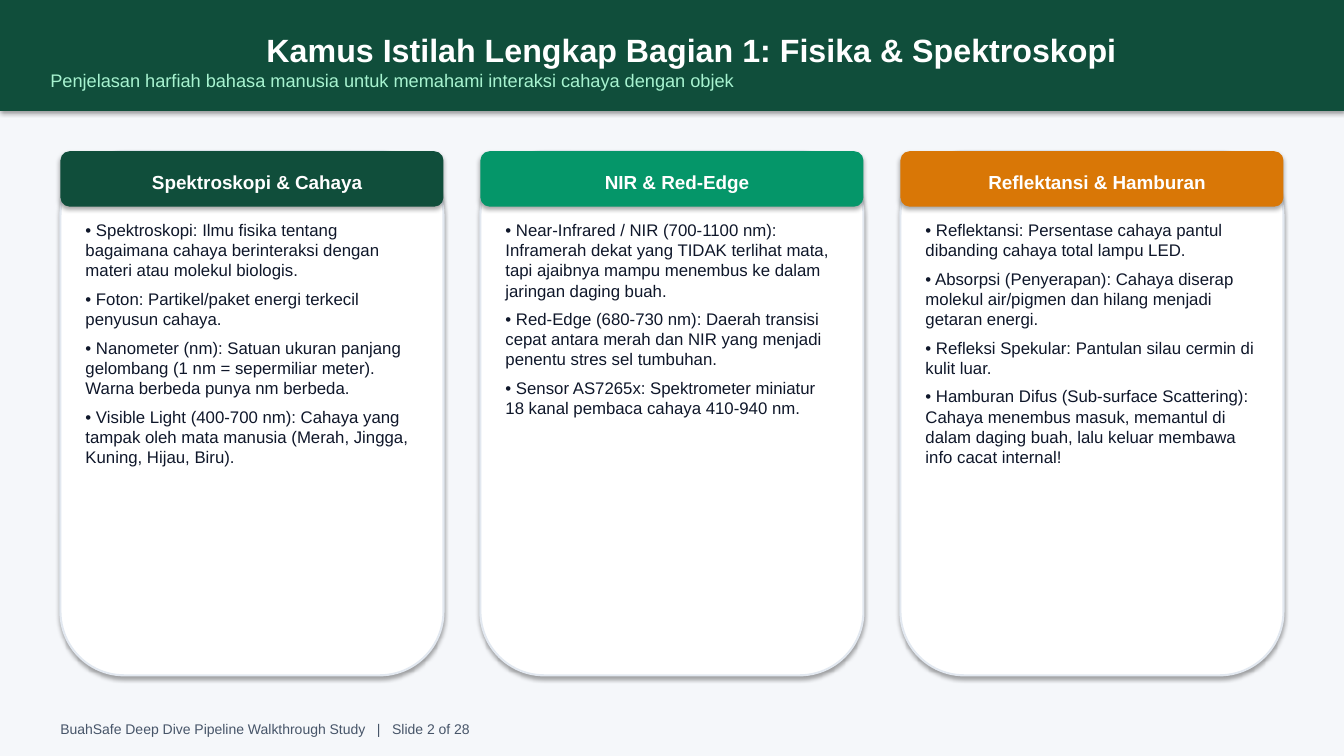
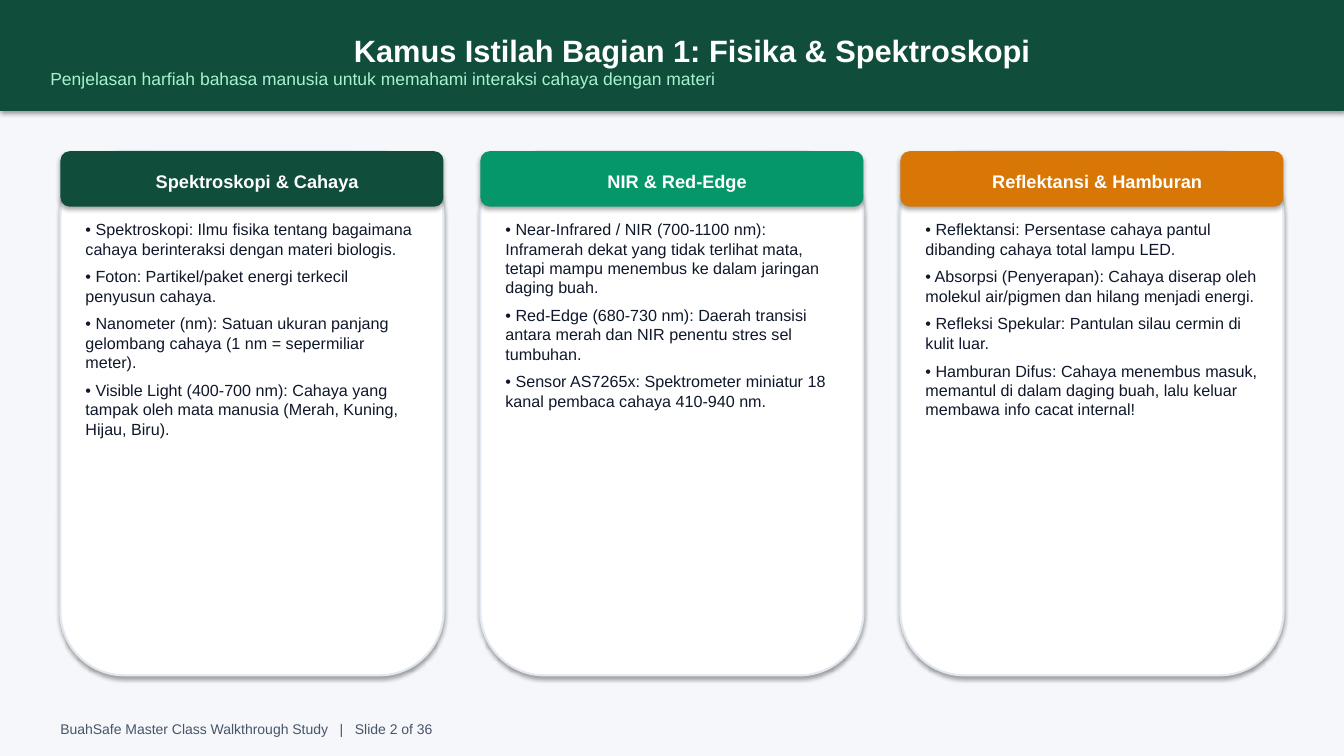
Before and after one commit to adsurkasur/buahsafe, a slide deck: slide 2 of BuahSafe_Super_Comprehensive_Presentation_Deep_Dive.pptx. Drawn at 1344x756 pixels with LibreOffice and Linux fonts; fonts in the diff are those of the drawing. Boxes give left, top, right and bottom in pixels: in the first picture for what was removed or moved away, otherwise in the second. Text is boxed around its words. In the diff, an @@ line names an element or a change of style, - is before the commit and + after.

Commit message:
feat: expand to 36-slide master class presentation addressing all 12 detailed review points with comprehensive theory, causality chains, and fixed visual assets

```diff
--- a/BuahSafe_Super_Comprehensive_Presentation_Deep_Dive.pptx
+++ b/BuahSafe_Super_Comprehensive_Presentation_Deep_Dive.pptx
@@ text in rectangle at (50,39,1030,89): text changed; size 13 to 12.5 pt @@
-Kamus Istilah Lengkap Bagian 1: Fisika & Spektroskopi
-Penjelasan harfiah bahasa manusia untuk memahami interaksi cahaya dengan objek
+Kamus Istilah Bagian 1: Fisika & Spektroskopi
+Penjelasan harfiah bahasa manusia untuk memahami interaksi cahaya dengan materi
@@ size 13.5 to 13 pt in 3 elements at (60,151,444,207), (481,151,864,207), (900,151,1284,207) @@
@@ text at (85,223,412,259): text changed; size 12 to 11.5 pt @@
-• Spektroskopi: Ilmu fisika tentang bagaimana cahaya berinteraksi dengan materi atau molekul biologis.
+• Spektroskopi: Ilmu fisika tentang bagaimana cahaya berinteraksi dengan materi biologis.
@@ text at (505,223,819,360): text changed; size 12 to 11.5 pt @@
-• Near-Infrared / NIR (700-1100 nm): Inframerah dekat yang TIDAK terlihat mata, tapi ajaibnya mampu menembus ke dalam jaringan daging buah.
-• Red-Edge (680-730 nm): Daerah transisi cepat antara merah dan NIR yang menjadi penentu stres sel tumbuhan.
+• Near-Infrared / NIR (700-1100 nm): Inframerah dekat yang tidak terlihat mata, tetapi mampu menembus ke dalam jaringan daging buah.
+• Red-Edge (680-730 nm): Daerah transisi antara merah dan NIR penentu stres sel tumbuhan.
@@ text at (925,223,1242,349): size 12 to 11.5 pt in "• Reflektansi: Persentase cahaya pantul dibanding cahaya ...", "• Refleksi Spekular: Pantulan silau cermin di ..." @@
@@ text at (85,270,348,306): size 12 to 11.5 pt in "• Foton: Partikel/paket energi terkecil penyusun cahaya." @@
@@ text at (925,270,1256,306): text changed; size 12 to 11.5 pt @@
-• Absorpsi (Penyerapan): Cahaya diserap molekul air/pigmen dan hilang menjadi getaran energi.
+• Absorpsi (Penyerapan): Cahaya diserap oleh molekul air/pigmen dan hilang menjadi energi.
@@ text at (85,317,398,438): text changed; size 12 to 11.5 pt @@
-• Nanometer (nm): Satuan ukuran panjang gelombang (1 nm = sepermiliar meter). Warna berbeda punya nm berbeda.
-• Visible Light (400-700 nm): Cahaya yang tampak oleh mata manusia (Merah, Jingga, Kuning, Hijau, Biru).
+• Nanometer (nm): Satuan ukuran panjang gelombang cahaya (1 nm = sepermiliar meter).
+• Visible Light (400-700 nm): Cahaya yang tampak oleh mata manusia (Merah, Kuning, Hijau, Biru).
@@ text at (505,375,826,411): size 12 to 11.5 pt in "• Sensor AS7265x: Spektrometer miniatur 18 kanal ..." @@
@@ text at (925,365,1257,415): text changed; size 12 to 11.5 pt @@
-• Hamburan Difus (Sub-surface Scattering): Cahaya menembus masuk, memantul di dalam daging buah, lalu keluar membawa info cacat internal!
+• Hamburan Difus: Cahaya menembus masuk, memantul di dalam daging buah, lalu keluar membawa info cacat internal!
@@ text at (60,724,433,737): text changed @@
-BuahSafe Deep Dive Pipeline Walkthrough Study | Slide 2 of 28
+BuahSafe Master Class Walkthrough Study | Slide 2 of 36
```
Also in this commit, not shown: 25 other slides changed, 10 slides added, 2 slides removed, 3 other files.
